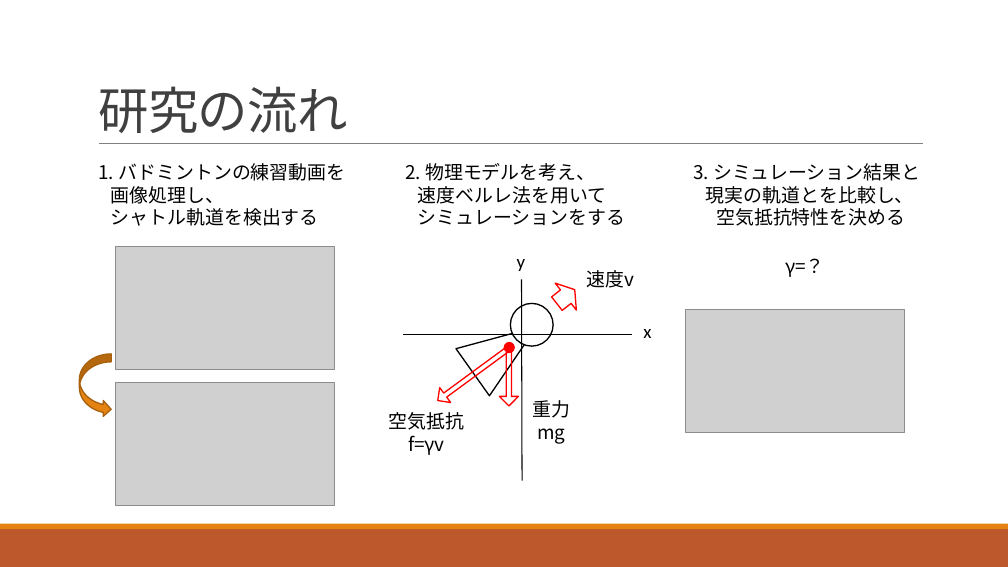
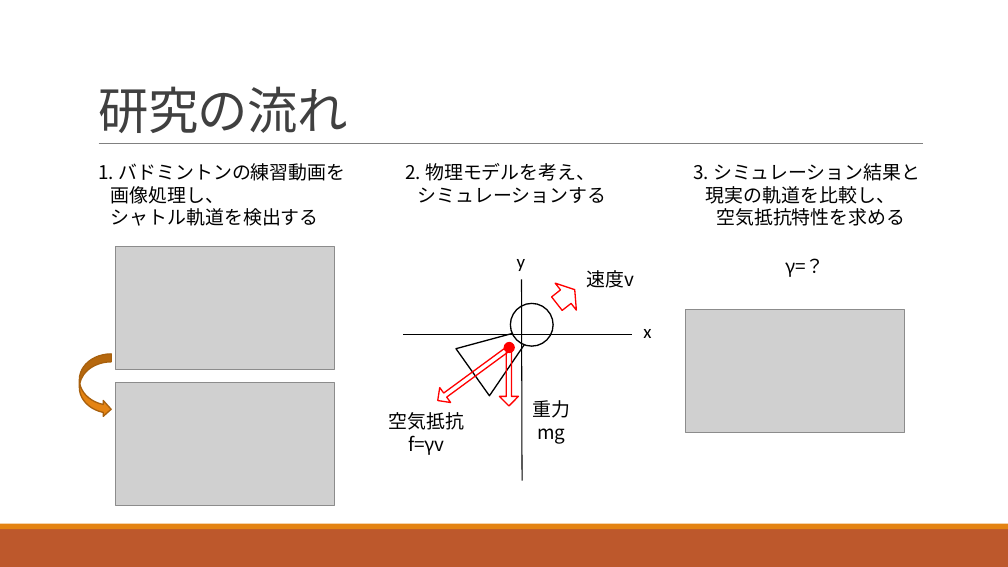
Before and after one commit to morishitamakoto0330/ShuttlecockSimulation, a slide deck: slide 4 of presentation/center_report.pptx. Drawn at 1008x567 pixels with LibreOffice and Linux fonts; fonts in the diff are those of the drawing; grey boxes stand for pictures. Boxes give left, top, right and bottom in pixels: in the first picture for what was removed or moved away, otherwise in the second. Text is boxed around its words. In the diff, an @@ line names an element or a change of style, - is before the commit and + after.

```diff
--- a/presentation/center_report.pptx
+++ b/presentation/center_report.pptx
@@ text at (418,187,606,203): text changed @@
-速度ベルレ法を用いて
-シミュレーションをする
+シミュレーションする
@@ text at (706,186,905,226): text changed @@
-現実の軌道とを比較し、
-空気抵抗特性を決める
+現実の軌道を比較し、
+空気抵抗特性を求める
```
Also in this commit, not shown: 6 other slides changed.
